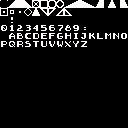
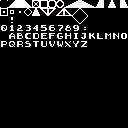
Layered file, before and after one edit (128px x 128px). Changes by layer:
painted on "Background" over [left=72, top=8, right=88, bottom=24]
